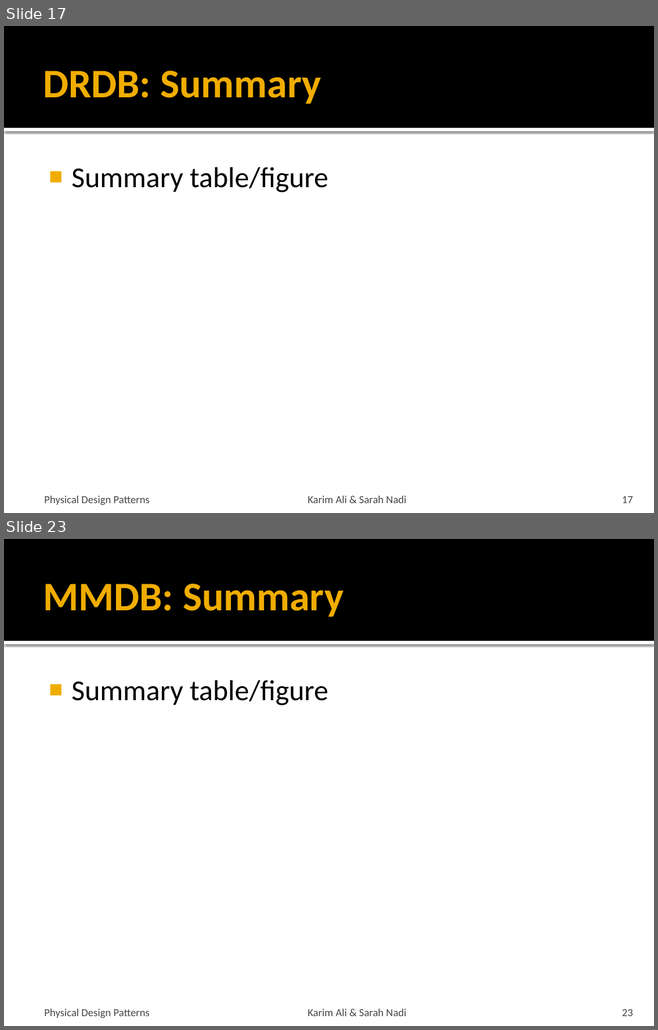
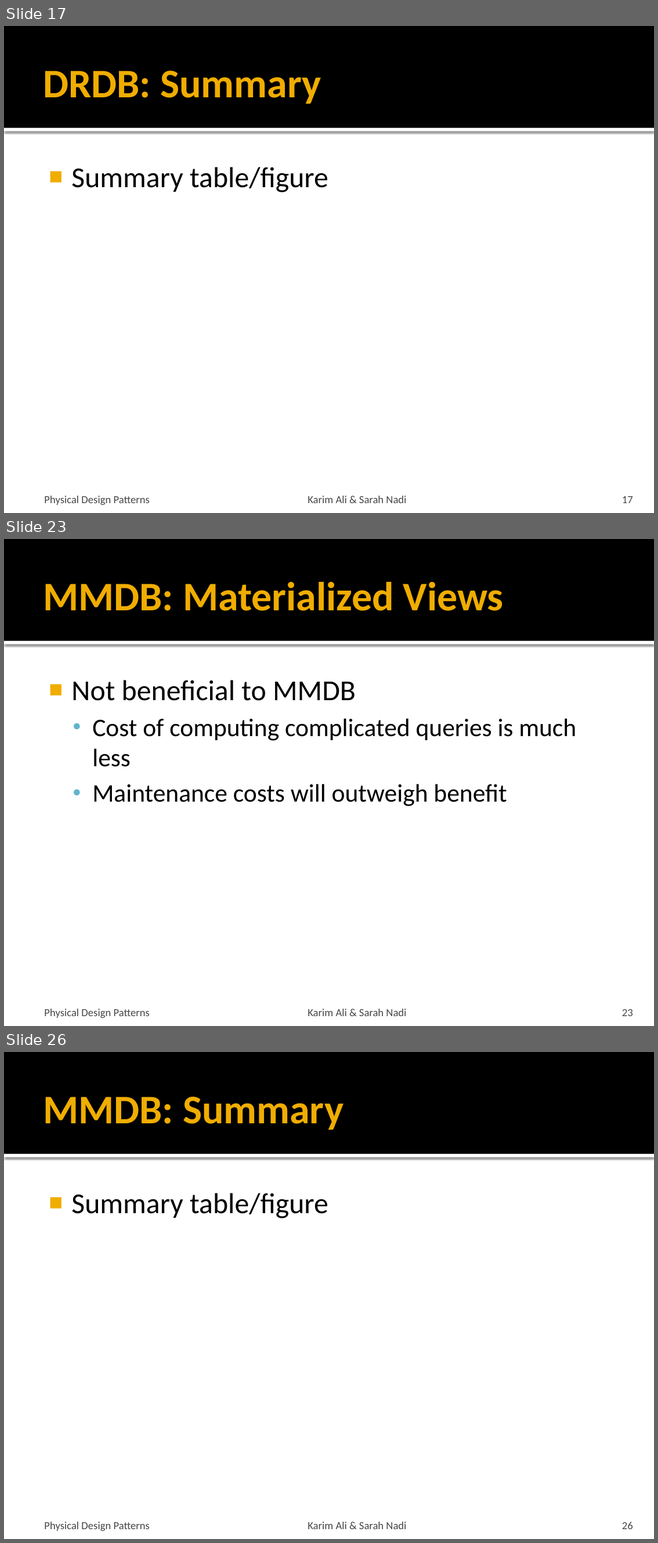
Before and after one commit to snadi/cs848-db, a slide deck: cs848-db/PhysDesignPres.pptx. Shown one above the other, each under a label of ours: slides 17 and 23 before the commit, slides 17, 23 and 26 after it; the slides between them are not shown. The pictures are 658x1030 and 658x1543 pixels, drawn with LibreOffice and Linux fonts; fonts in the diff are those of the drawing. Boxes give left, top, right and bottom in pixels: in the first picture for what was removed or moved away, otherwise in the second. Text is boxed around its words. In the diff, an @@ line names an element or a change of style, - is before the commit and + after.

```diff
--- a/cs848-db/PhysDesignPres.pptx
+++ b/cs848-db/PhysDesignPres.pptx
@@ slide 23 added at box(4, 539, 654, 1026), background #FFFFFF; not listed: 2 template elements that a slide beside it also shows @@
@@ title added at box(43, 582, 503, 611), 45 pt, text #F0AD00, bold @@
+MMDB: Materialized Views
@@ text added at box(71, 680, 576, 806), 28 pt, text #000000 @@
+■ Not beneficial to MMDB
+  • Cost of computing complicated queries is much less
+  • Maintenance costs will outweigh benefit
@@ text added at box(44, 1009, 150, 1018), 12 pt, text #454545 @@
+Physical Design Patterns
@@ text added at box(307, 1009, 406, 1016), 12 pt, text #454545 @@
+Karim Ali & Sarah Nadi
@@ page number added at box(622, 1009, 633, 1016), 12 pt, text #454545 @@
+23
@@ what was slide 23 is now slide 26 @@
@@ page number at box(622, 1522, 633, 1529): text changed @@
-23
+26
```
Also in this commit, not shown: 5 slides changed, 2 other slides added.
